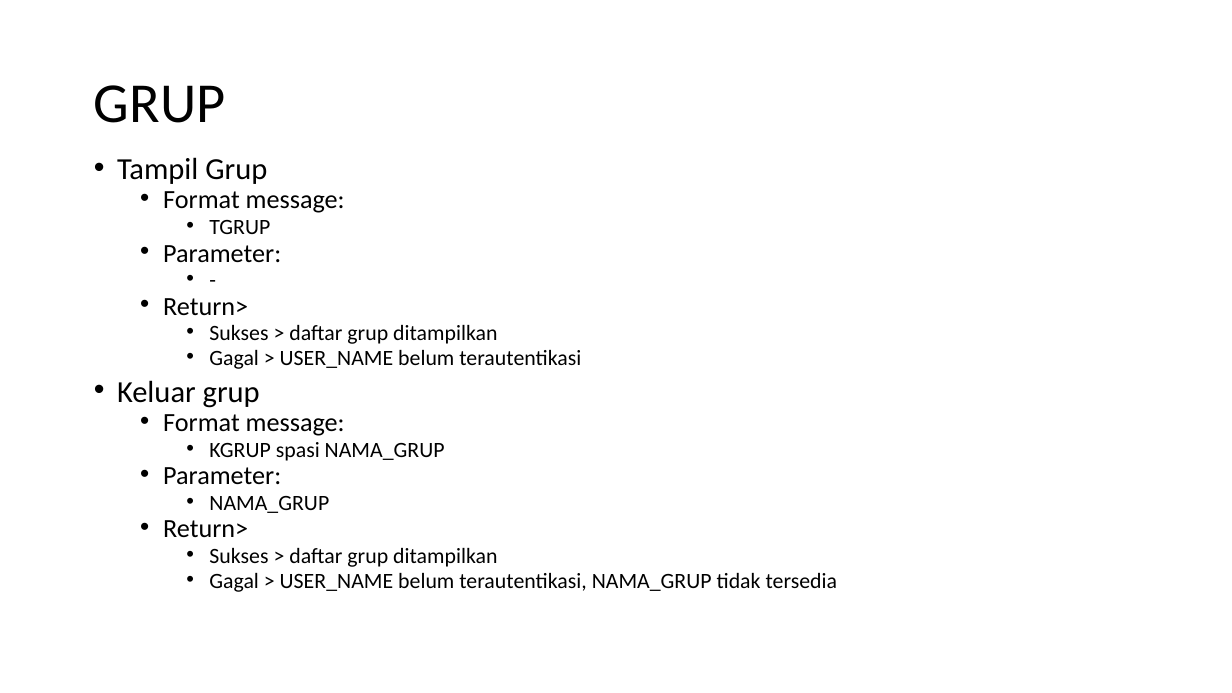
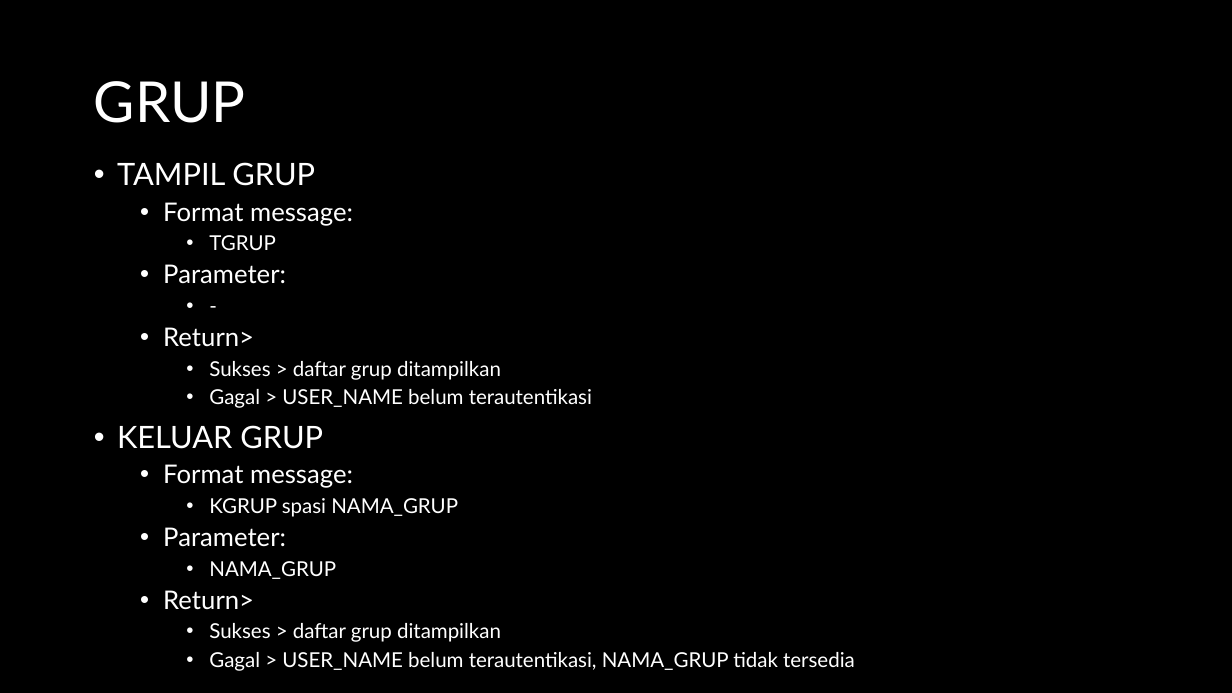
Before and after one commit to jeffrynasri/Kuliah-Progjar-E, a slide deck: slide 7 of DRAFT-CHAT-SERVER.pptx (slide 5 before the commit). Drawn at 1232x693 pixels with LibreOffice and Linux fonts; fonts in the diff are those of the drawing; background and template pictures are left out. Boxes give left, top, right and bottom in pixels: in the first picture for what was removed or moved away, otherwise in the second. Text is boxed around its words. In the diff, an @@ line names an element or a change of style, - is before the commit and + after.

```diff
--- a/DRAFT-CHAT-SERVER.pptx
+++ b/DRAFT-CHAT-SERVER.pptx
@@ background picture (left out) to #000000 @@
@@ title "GRUP" at [94,81,246,123]: font Calibri to Lato, text colour #000000 to #FFFFFF @@
@@ text at [117,162,315,186]: text changed; size 23.8 to 24 pt; font Calibri to Lato; text colour #000000 to #FFFFFF @@
-• Tampil Grup
+• TAMPIL GRUP
@@ text at [163,202,855,671]: size 20.4 to 20 pt in "Format message:", "Parameter:", "Return>", "Format message:" and 2 more places; font Calibri to Lato, text colour #000000 to #FFFFFF; size 17 to 16 pt in "TGRUP", "-", "Sukses > daftar grup ditampilkan", "Gagal > USER_NAME belum terautentikasi" and 4 more places; line spacing 0.7 to 0.9 @@
@@ text at [117,425,323,449]: text changed; size 23.8 to 24 pt; font Calibri to Lato; text colour #000000 to #FFFFFF @@
-• Keluar grup
+• KELUAR GRUP
```
Also in this commit, not shown: 5 other slides changed, 3 slides added, 1 slide removed.
